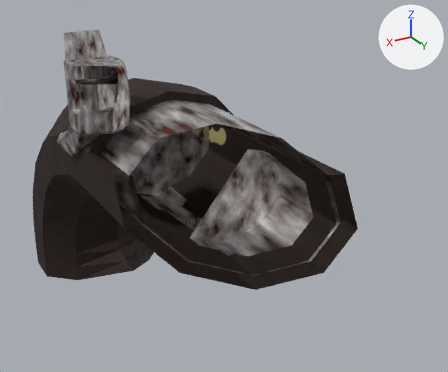
The Blender file HeroProps/pistolProp.blend: old version first, new version second.
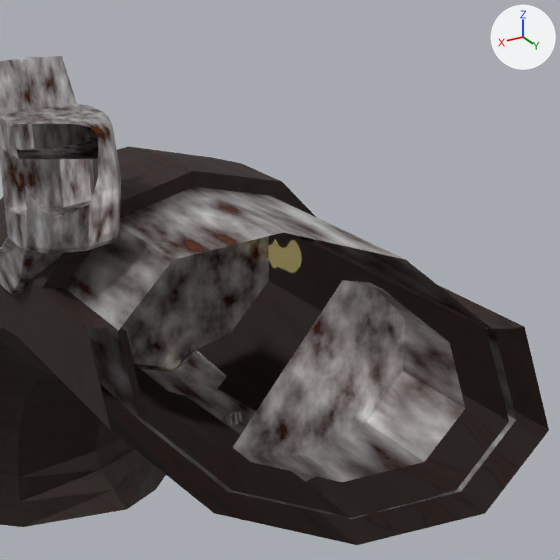
Old and new are each drawn whole from a 50 mm camera at (1.265, 3.799, 2.382) aimed at (-0.333, 1.135, 1.05) and again close up on the part from 15% to 81% of the width and 0% to 80% of the height. Every picture has the same lights, and +X, +Y and +Z are marked at upper right. The last two pictures show the newer version. Everything nearer to the camera than a plane just in front of the edit is cut away.

Objects in the first close-up: 'canon', 'mango', 'recharger' and 1 more.
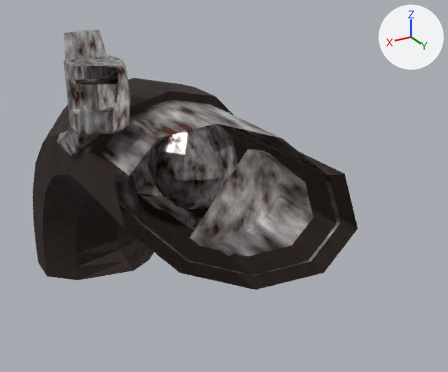
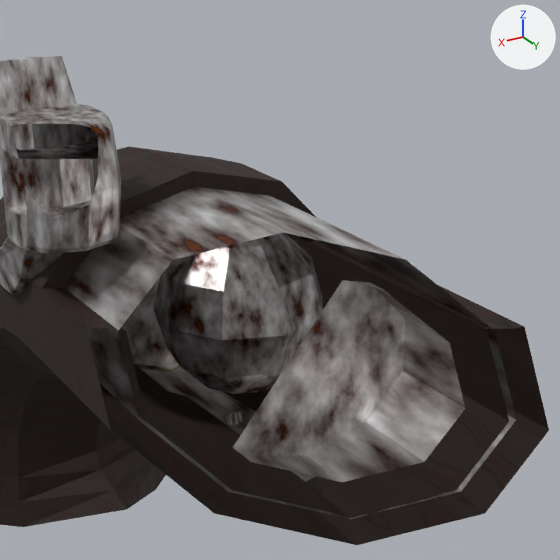
The change, as a diff of the scene's bpy script:
```diff
--- a/HeroProps/pistolProp.blend.py
+++ b/HeroProps/pistolProp.blend.py
@@ me_esfera @@
+me_esfera.from_pydata(...)  # a UV sphere (9 segments, 6 rings, poles along z) spanning x -0.98..0.98, y -0.94..1.0, z -1.0..1.0
+me_esfera.materials.append(mat_metal)
@@ ob_esfera @@
+ob_esfera = bpy.data.objects.new('Esfera', me_esfera)
+ob_esfera.parent = ob_mango
+ob_esfera.matrix_parent_inverse = Matrix(((1.285, 0.0, 0.0, 0.0356), (0.0, 0.0, 1.661, -0.798), (0.0, -0.821, 0.0, 1.932), (0.0, 0.0, 0.0, 1.0)))
+ob_esfera.location = (-0.0768, 1.276, 1.281)
+ob_esfera.scale = (0.229, 0.229, 0.229)
```

Pixel boxes [x1, y1, x2, y2] of what changed, in the close-ups (560 x 560 px):
'Esfera', added: after [153, 232, 323, 394]
